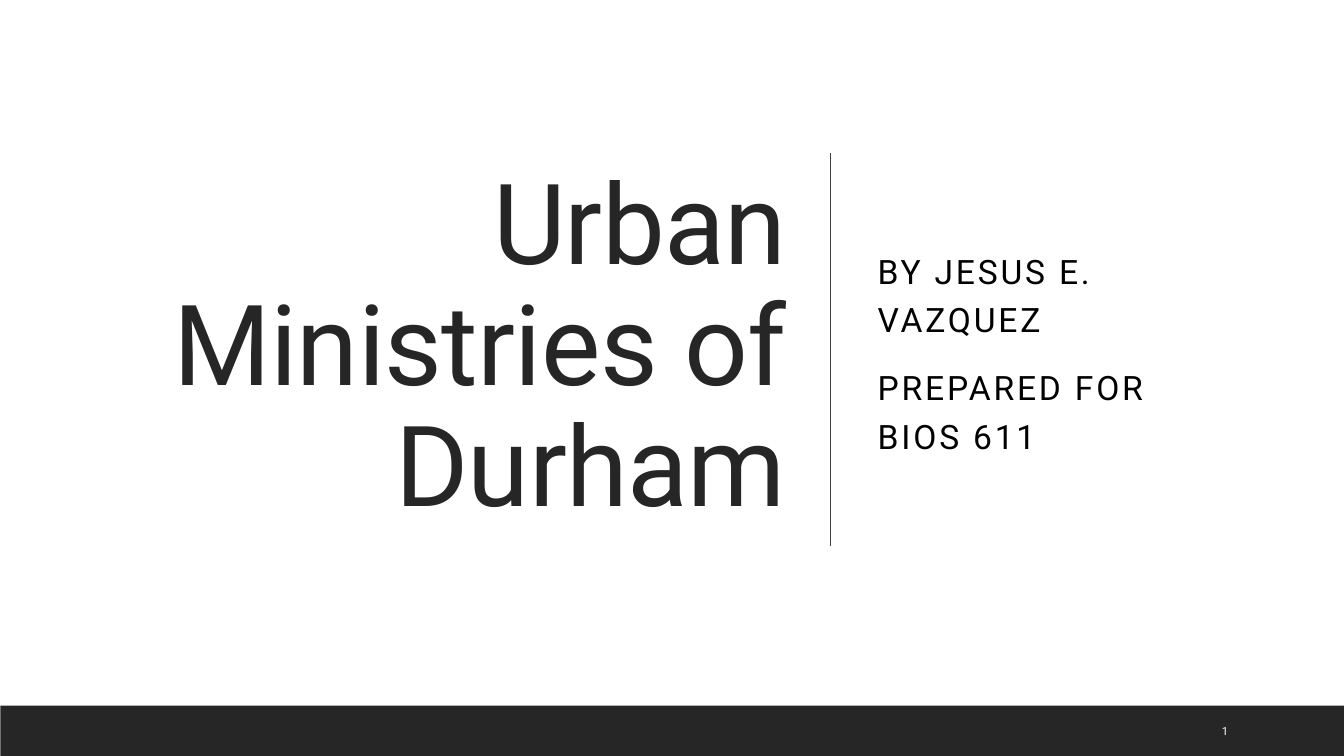
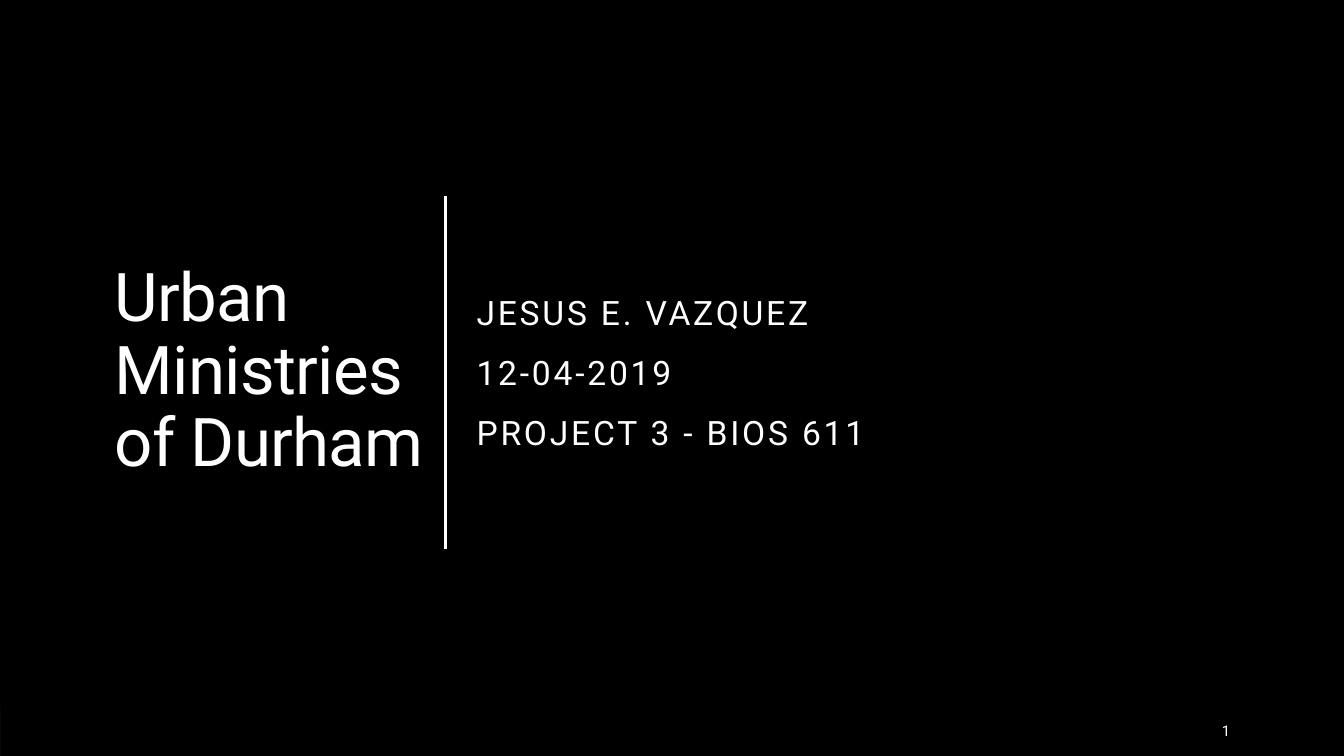
Before and after one commit to datasci611/bios611-projects-fall-2019-jvazquez2, a slide deck: slide 1 of project_3/results/Urban Ministries of Durham.pptx. Drawn at 1344x756 pixels with LibreOffice and Linux fonts; fonts in the diff are those of the drawing. Boxes give left, top, right and bottom in pixels: in the first picture for what was removed or moved away, otherwise in the second. Text is boxed around its words. In the diff, an @@ line names an element or a change of style, - is before the commit and + after.

Commit message:
Project Update

```diff
--- a/project_3/results/Urban Ministries of Durham.pptx
+++ b/project_3/results/Urban Ministries of Durham.pptx
@@ background #FFFFFF to #000000 @@
@@ rectangle at bbox=[0, 0, 1344, 756]: fill #FFFFFF to #000000 @@
@@ title "Urban Ministries of Durham" at bbox=[115, 270, 424, 467]: size 80 to 48 pt, text colour #262626 to #FFFFFF; alignment right to left @@
@@ line removed from (831, 153) to (831, 545) @@
@@ line added from (446, 196) to (446, 548), #FFFFFF 1.5 pt @@
@@ subtitle at bbox=[477, 300, 864, 446]: text changed; text colour #000000 to #FFFFFF @@
-BY JESUS E. VAZQUEZ
-PREPARED FOR BIOS 611
+JESUS E. VAZQUEZ
+12-04-2019
+PROJECT 3 - BIOS 611
@@ page number at bbox=[1222, 725, 1230, 736]: size 8 to 10.5 pt; more space between paragraphs @@
```
Also in this commit, not shown: 4 other files.
